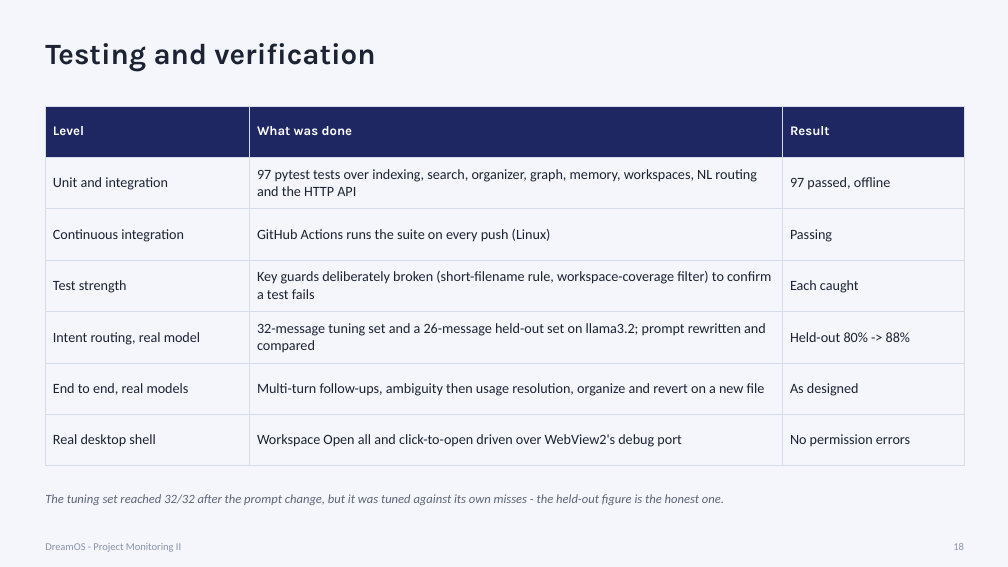
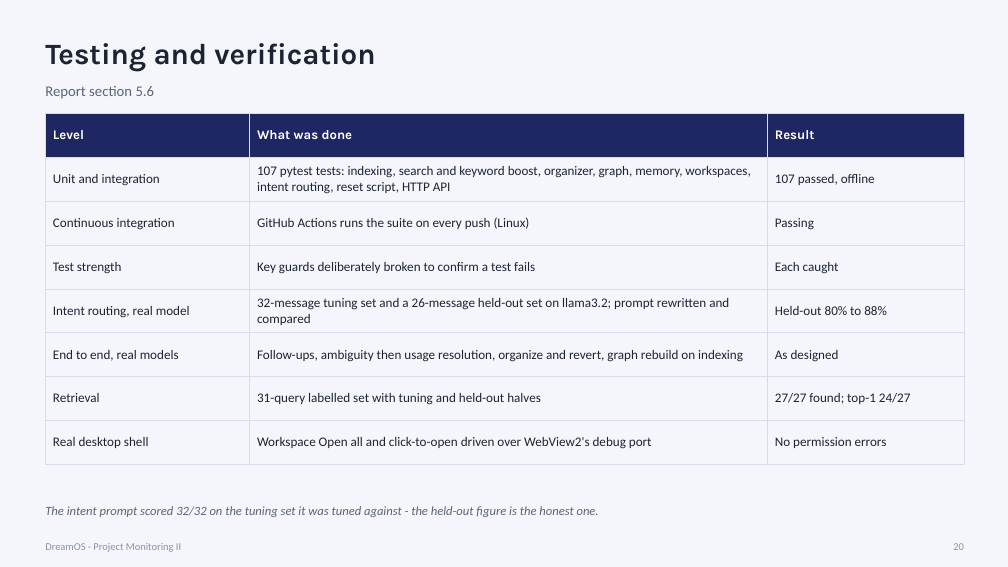
Before and after one commit to zaidwhy/dreamos-college-project, a slide deck: slide 20 of docs/DreamOS-Project-Monitoring-II.pptx (slide 18 before the commit). Drawn at 1008x567 pixels with LibreOffice and Linux fonts; fonts in the diff are those of the drawing. Boxes give left, top, right and bottom in pixels: in the first picture for what was removed or moved away, otherwise in the second. Text is boxed around its words. In the diff, an @@ line names an element or a change of style, - is before the commit and + after.

Commit message:
Add Project Monitoring II report and deck for the finished system
The 19-page Word report keeps the literature review and references and
rewrites requirements, design and implementation for all six modules, adding
the graph, memory and workspace algorithms, the retrieval evaluation, and the
testing table. The 22-slide deck mirrors its sections. Test counts corrected
to 107 in the README, handoff and demo script.

```diff
--- a/docs/DreamOS-Project-Monitoring-II.pptx
+++ b/docs/DreamOS-Project-Monitoring-II.pptx
@@ text added at <box>45,86,155,99</box>, 14 pt, text #5B6478 @@
+Report section 5.6
@@ table at <box>45,113,964,453</box> @@
-row 2, column 2: 97 pytest tests over indexing, search, organizer, graph, memory, workspaces, NL routing and the HTTP API
+row 2, column 2: 107 pytest tests: indexing, search and keyword boost, organizer, graph, memory, workspaces, intent routing, reset script, HTTP API
-row 2, column 3: 97 passed, offline
+row 2, column 3: 107 passed, offline
-row 4: Test strength | Key guards deliberately broken (short-filename rule, workspace-coverage filter) to confirm a test fails | Each caught
-row 5: Intent routing, real model | 32-message tuning set and a 26-message held-out set on llama3.2; prompt rewritten and compared | Held-out 80% -> 88%
-row 6: End to end, real models | Multi-turn follow-ups, ambiguity then usage resolution, organize and revert on a new file | As designed
+row 4: Test strength | Key guards deliberately broken to confirm a test fails | Each caught
+row 5: Intent routing, real model | 32-message tuning set and a 26-message held-out set on llama3.2; prompt rewritten and compared | Held-out 80% to 88%
+row 6: End to end, real models | Follow-ups, ambiguity then usage resolution, organize and revert, graph rebuild on indexing | As designed
+row 7: Retrieval | 31-query labelled set with tuning and held-out halves | 27/27 found; top-1 24/27
@@ table: place and size @@
-table at <box>45,106,964,451</box>
+table at <box>45,113,964,453</box>
@@ text at <box>45,506,599,517</box>: text changed @@
-The tuning set reached 32/32 after the prompt change, but it was tuned against its own misses - the held-out figure is the honest one.
+The intent prompt scored 32/32 on the tuning set it was tuned against - the held-out figure is the honest one.
```
Also in this commit, not shown: 4 other slides changed, 3 slides added, 1 slide removed, 6 other files.
